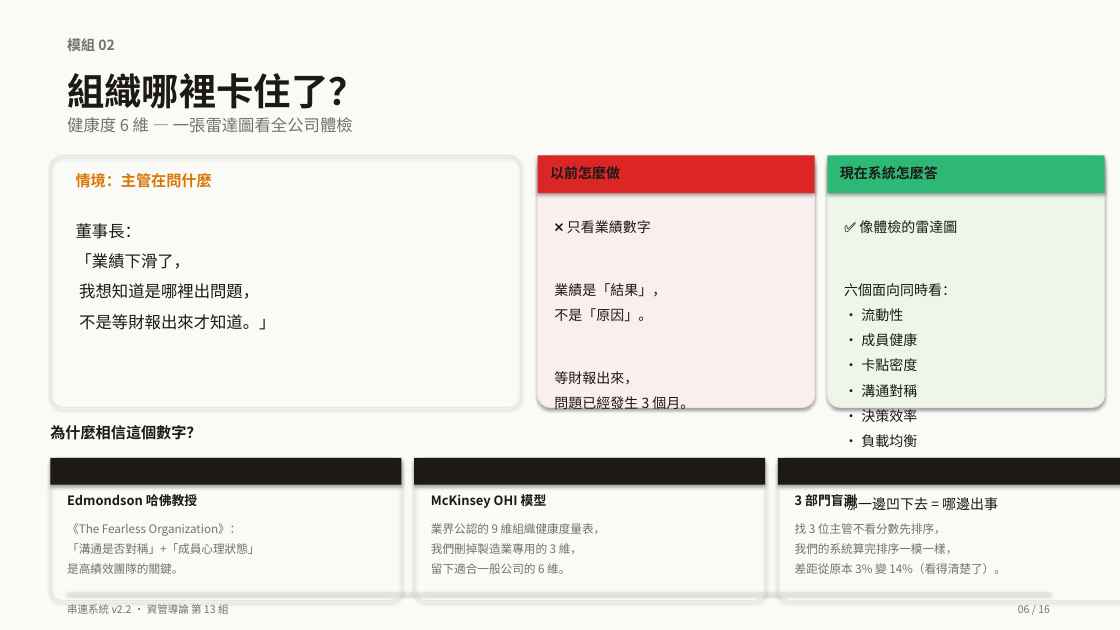
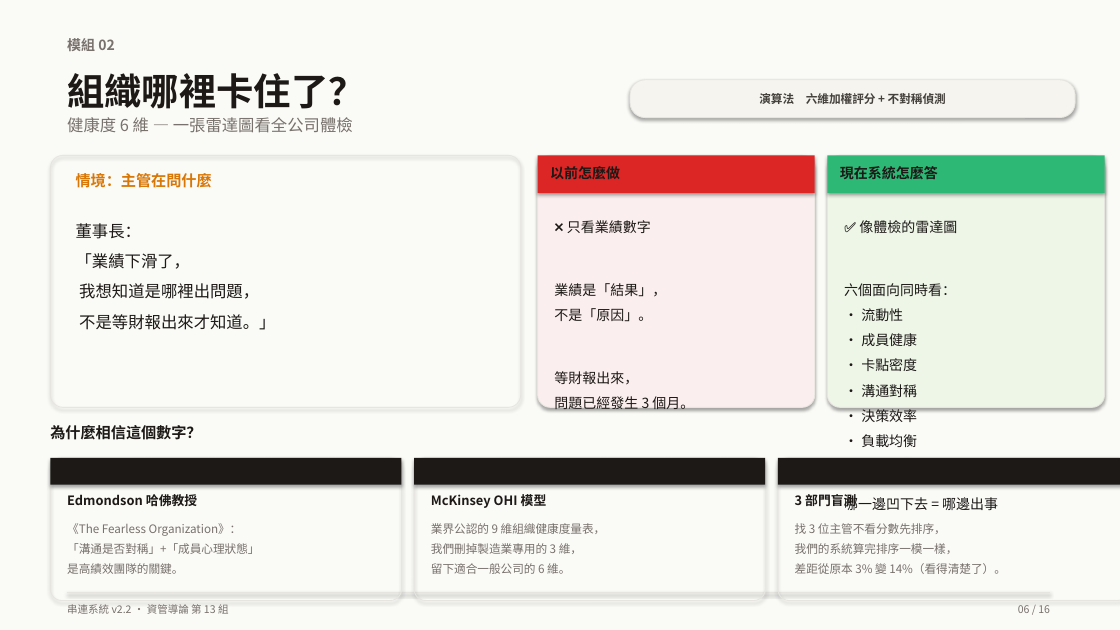
Before and after one commit to Peter2594/chuanlien-system-v2, a slide deck: slide 6 of docs/串連系統_簡報.pptx. Drawn at 1120x630 pixels with LibreOffice and Linux fonts; fonts in the diff are those of the drawing. Boxes give left, top, right and bottom in pixels: in the first picture for what was removed or moved away, otherwise in the second. Text is boxed around its words. In the diff, an @@ line names an element or a change of style, - is before the commit and + after.

Commit message:
docs(slides): 三大模組頁加上演算法 chip（標題右上角）
slide 5-7 三個模組頁面的標題右側加一個淡灰圓角小卡，
顯示該模組使用的演算法名稱（中文）：

  slide 5 員工負載：經驗百分位 + 時間衰減 + Gini 不均度
  slide 6 健康度：  六維加權評分 + 不對稱偵測
  slide 7 決策影響：同期校準 (DiD) + 線性回歸

chip 用 SOFT_BG 淡灰底 + INK_MID 深灰字 + 10pt，
不搶主畫面戲份，但教授掃過去能看到演算法名。

```diff
--- a/docs/串連系統_簡報.pptx
+++ b/docs/串連系統_簡報.pptx
@@ rounded rectangle added at (630,80,1075,118), fill #F5F4EE, outline #E7E5E0 0.75 pt, 10 pt, text #44403C, bold @@
+演算法 六維加權評分 + 不對稱偵測
```
Also in this commit, not shown: 2 other slides changed, 1 other file.
